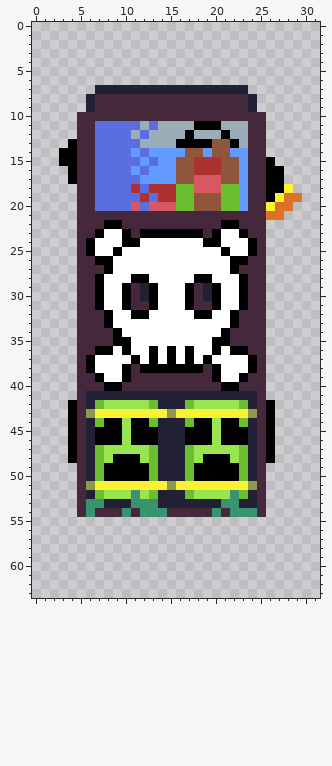
File history of a pixel-art sprite, assets/ph_truck_left_turn.png. That is the earlier state.
The file is 32x64 pixels.
Once edited:
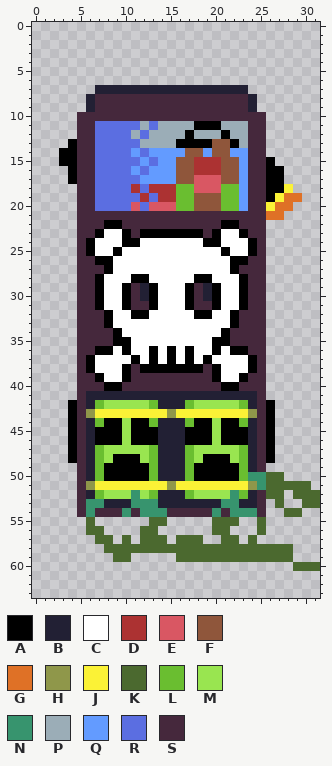
Palette (. is transparent): A #000000  B #222034  C #ffffff  D #ac3232  E #d95763  F #8f563b  G #df7126  H #8f974a  J #fbf236  K #4b692f  L #6abe30  M #99e550  N #37946e  P #9badb7  Q #639bff  R #5b6ee1  S #45283c
The exact change:
@@ x 0..31 @@
 49 .....SBLAAAAALBBBLAAAAALBS......
-50 .....SBLAAAAALBBBLAAAAALBS......
-51 .....SHJJJJJJJJHJJJJJJJJHS......
-52 .....SBLMMMNMLBBBLMMMMNLBS......
-53 .....SNNBBBNNNBBBBBBBNNBBS......
-54 .....SNSSSNSNNNSSSSSNSNNNS......
-55 ................................
-56 ................................
-57 ................................
-58 ................................
-59 ................................
-60 ................................
+50 .....SBLAAAAALBBBLAAAAALNNKK....
+51 .....SHJJJJJJJJHJJJJJJJJHNKKKKK.
+52 .....SBLMMMNMLBBBLMMMMNLBSKK.KKK
+53 .....SNNBBBNNNBBBBBBBNNBBS.K..KK
+54 .....SNSSSNSNNNSSSSSNSNNNS..KK..
+55 ......K......KK.....KKK..K......
+56 ......KK....KK......KK...K......
+57 .......KK.K.KKK.KKK..KK.K.......
+58 ........KKKKKKKKKKKKKKKKKKKKK...
+59 .........KK.....KKKKKKKKKKKKK...
+60 .............................KKK
 61 ................................
Boxes around the changes in both pictures, in picture pixels (x1, y1, x2, y2):
changed: (86, 472, 320, 571)
